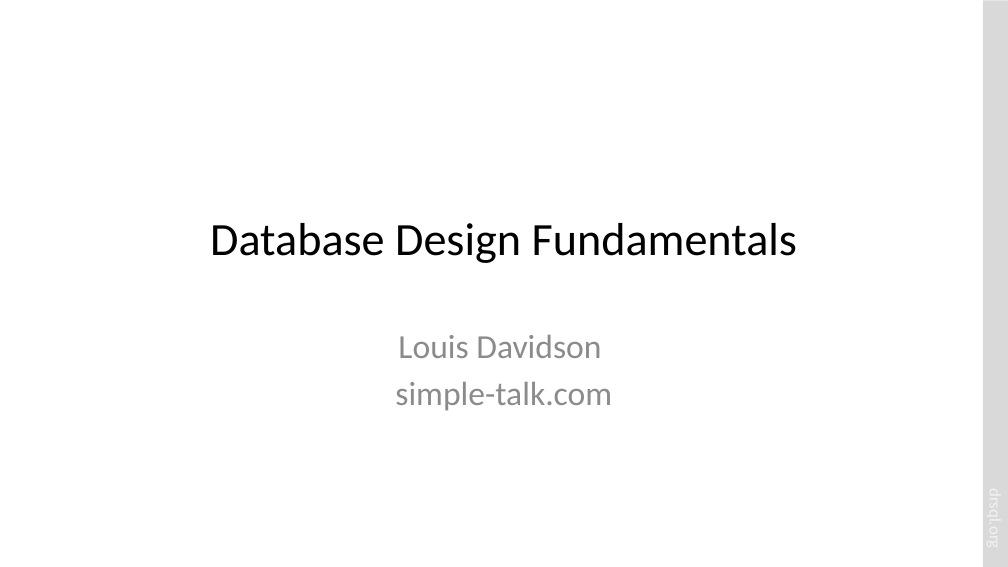
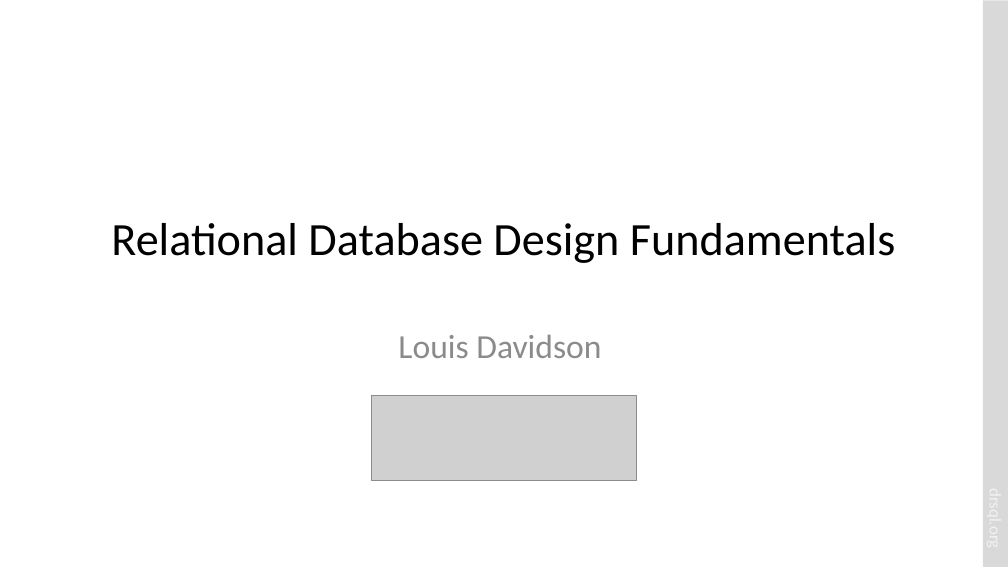
Before and after one commit to drsqlgithub/Presentation-Downloads, a slide deck: slide 1 of Relational Database Design/Relational Database Design.pptx. Drawn at 1008x567 pixels with LibreOffice and Linux fonts; fonts in the diff are those of the drawing; grey boxes stand for pictures. Boxes give left, top, right and bottom in pixels: in the first picture for what was removed or moved away, otherwise in the second. Text is boxed around its words. In the diff, an @@ line names an element or a change of style, - is before the commit and + after.

Commit message:
New version of Relational Database Design session

```diff
--- a/Relational Database Design/Relational Database Design.pptx
+++ b/Relational Database Design/Relational Database Design.pptx
@@ title at box(111, 223, 895, 263): text changed @@
-Database Design Fundamentals
+Relational Database Design Fundamentals
@@ subtitle at box(395, 382, 612, 411): paragraph removed @@
-simple-talk.com
@@ picture added at box(371, 395, 637, 481) @@
```
Also in this commit, not shown: 19 other slides changed, 4 slides added, 1 slide removed.
